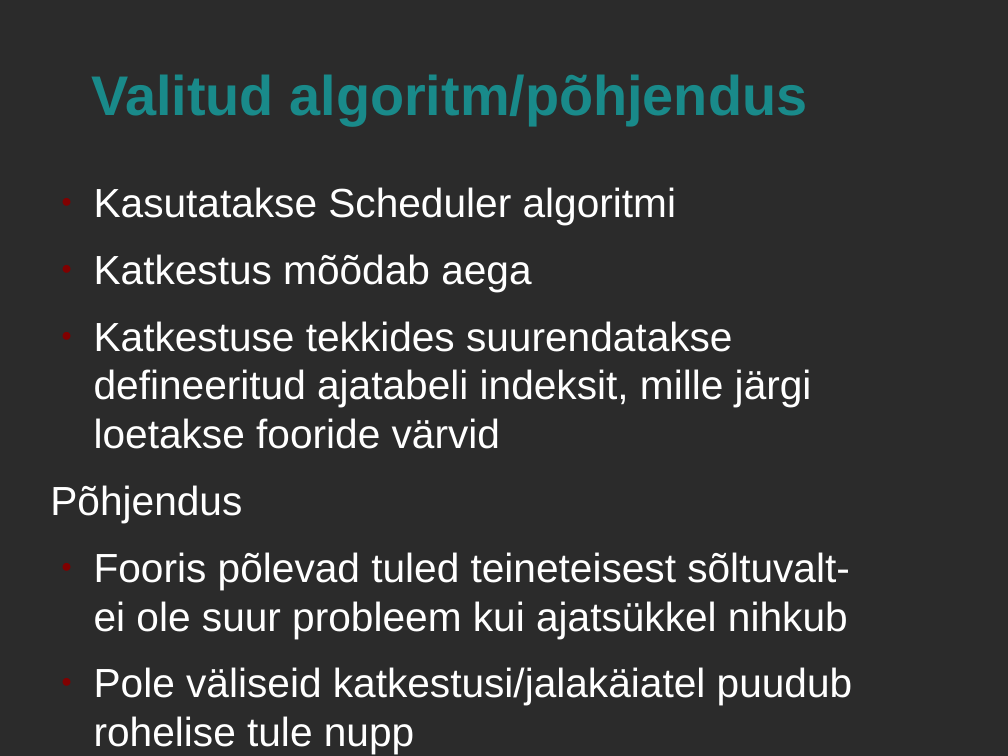
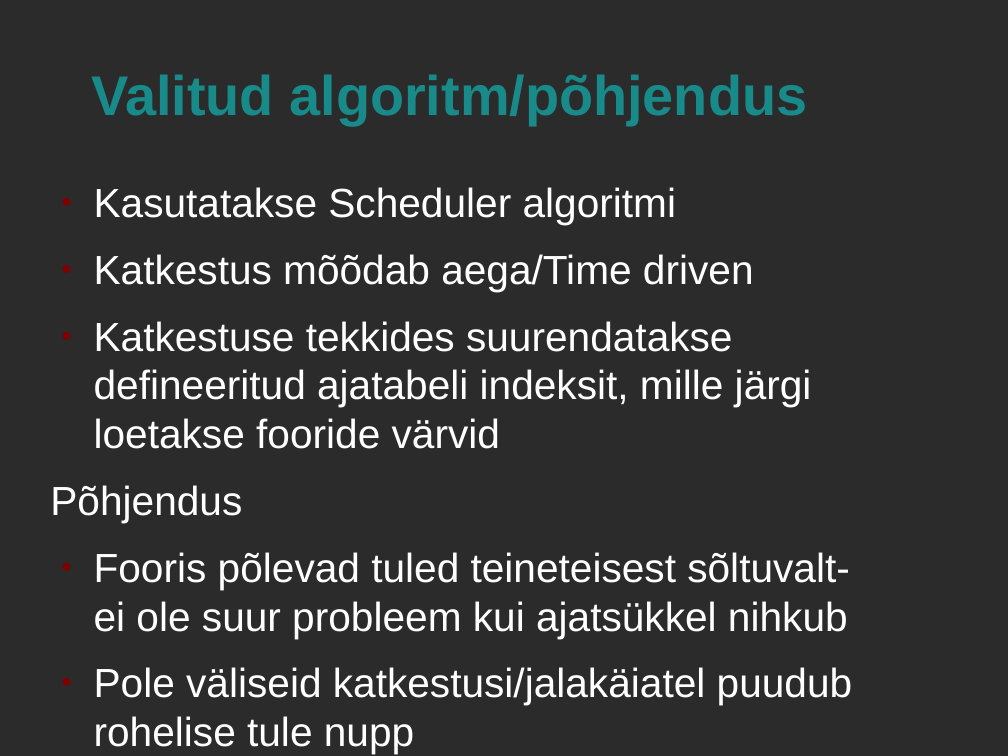
Before and after one commit to andresmets/riistvara, a slide deck: slide 8 of valgusfoor/presentatsioon.odp. Drawn at 1008x756 pixels with LibreOffice and Linux fonts; fonts in the diff are those of the drawing; background and template pictures are left out; a plain dark background stands for a picture behind light text. Boxes give left, top, right and bottom in pixels: in the first picture for what was removed or moved away, otherwise in the second. Text is boxed around its words. In the diff, an @@ line names an element or a change of style, - is before the commit and + after.

Commit message:
teks lisatud

```diff
--- a/valgusfoor/presentatsioon.odp
+++ b/valgusfoor/presentatsioon.odp
@@ text at bbox=[94, 254, 754, 292]: text changed @@
-● Katkestus mõõdab aega
+● Katkestus mõõdab aega/Time driven
```
